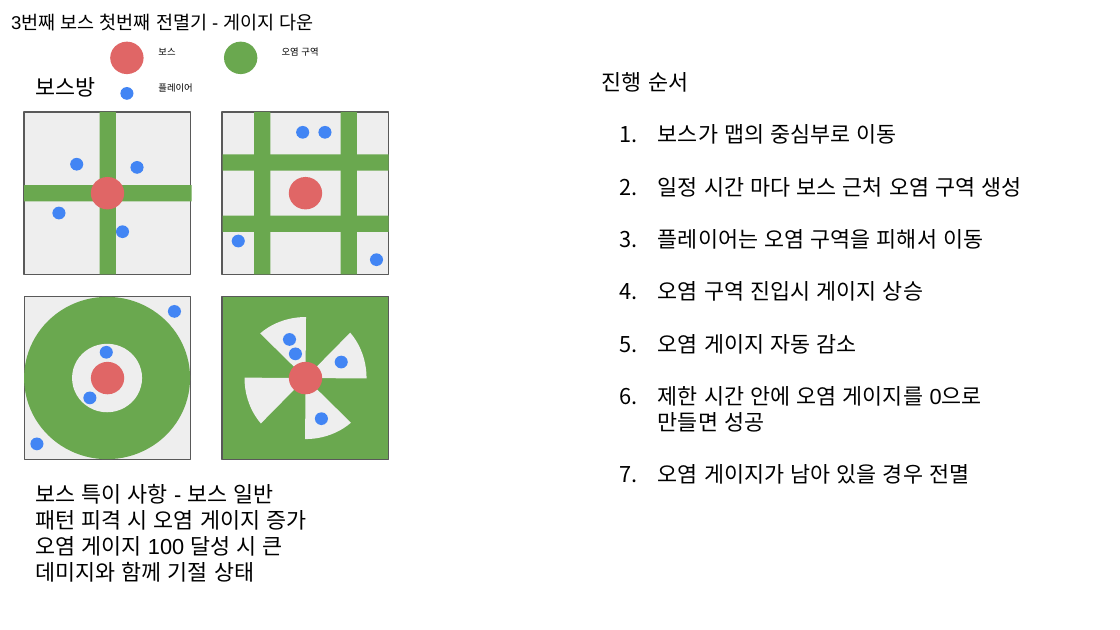
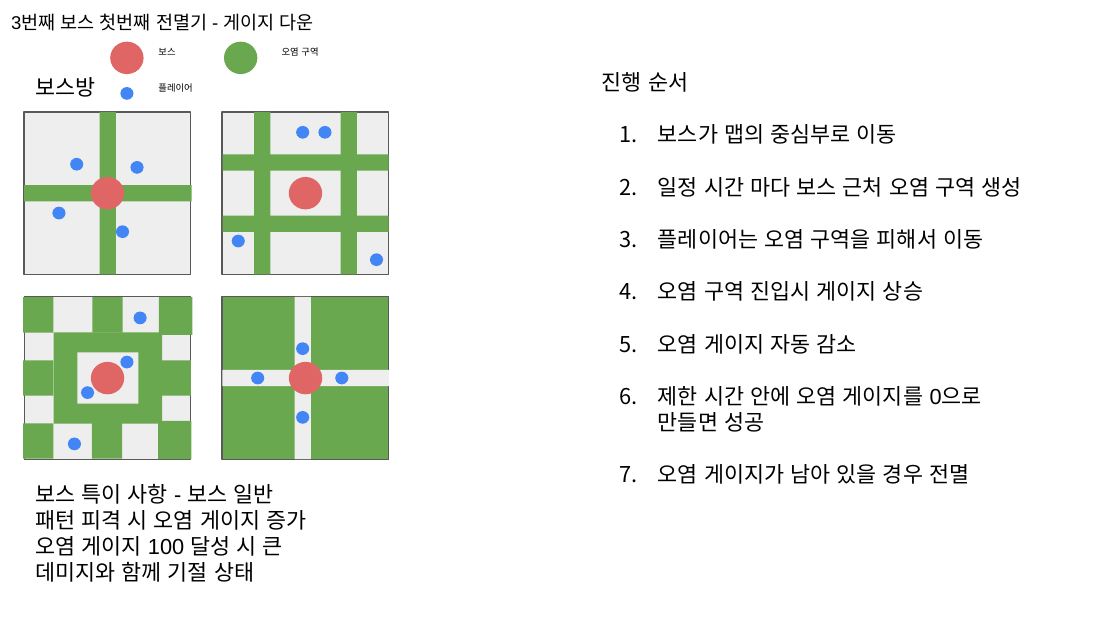
Before and after one commit to haein0303/AlgaeEater, a slide deck: slide 4 of Document/보스 기획서.pptx. Drawn at 1120x630 pixels with LibreOffice and Linux fonts; fonts in the diff are those of the drawing. Boxes give left, top, right and bottom in pixels: in the first picture for what was removed or moved away, otherwise in the second. Text is boxed around its words. In the diff, an @@ line names an element or a change of style, - is before the commit and + after.

Commit message:
보스 기획서 수정

```diff
--- a/Document/보스 기획서.pptx
+++ b/Document/보스 기획서.pptx
@@ rectangle added at <box>24,297,54,333</box>, fill #6AA84F @@
@@ ellipse removed at <box>25,297,190,459</box> @@
@@ rectangle added at <box>93,297,123,333</box>, fill #6AA84F @@
@@ rectangle added at <box>159,297,193,335</box>, fill #6AA84F @@
@@ rectangle at <box>295,297,311,459</box>: pie slice (boxed as its full ellipse) to rectangle; rotation 270 to 0 degrees @@
@@ ellipse: place and size @@
-ellipse at <box>168,305,181,317</box>
+ellipse at <box>133,311,147,324</box>
@@ pie slice (boxed as its full ellipse) removed at <box>239,317,372,439</box> @@
@@ pie slice (boxed as its full ellipse) removed at <box>244,311,366,445</box> @@
@@ rectangle added at <box>53,332,162,424</box>, fill #6AA84F @@
@@ rectangle at <box>77,352,138,404</box>: ellipse to rectangle; rotation 0 to 90 degrees @@
@@ ellipse: place and size @@
-ellipse at <box>100,346,113,358</box>
+ellipse at <box>120,356,133,368</box>
@@ ellipse: place and size @@
-ellipse at <box>289,347,302,360</box>
+ellipse at <box>296,343,309,355</box>
@@ rectangle added at <box>24,361,54,396</box>, fill #6AA84F @@
@@ ellipse: place and size @@
-ellipse at <box>83,392,96,404</box>
+ellipse at <box>81,386,94,399</box>
@@ rectangle added at <box>161,361,192,396</box>, fill #6AA84F @@
@@ rectangle at <box>223,370,390,386</box>: pie slice (boxed as its full ellipse) to rectangle; rotation 180 to 90 degrees @@
@@ ellipse: place and size @@
-ellipse at <box>283,333,297,345</box>
+ellipse at <box>251,372,264,384</box>
@@ ellipse: place and size @@
-ellipse at <box>335,356,348,368</box>
+ellipse at <box>335,372,348,384</box>
@@ ellipse: place and size @@
-ellipse at <box>315,412,328,424</box>
+ellipse at <box>296,411,309,423</box>
@@ rectangle added at <box>24,423,54,459</box>, fill #6AA84F @@
@@ ellipse: place and size @@
-ellipse at <box>30,438,44,450</box>
+ellipse at <box>68,438,82,450</box>
@@ rectangle added at <box>92,423,122,459</box>, fill #6AA84F @@
@@ rectangle added at <box>158,421,192,459</box>, fill #6AA84F @@
```
Also in this commit, not shown: 1 other slide changed.
